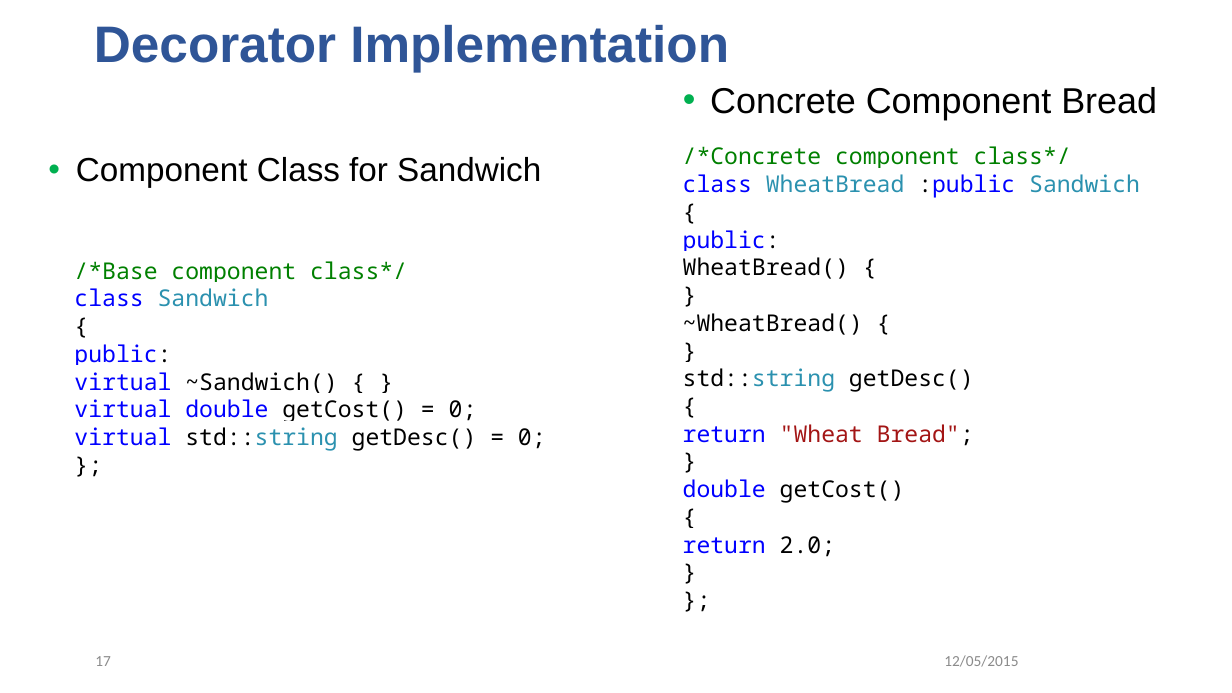
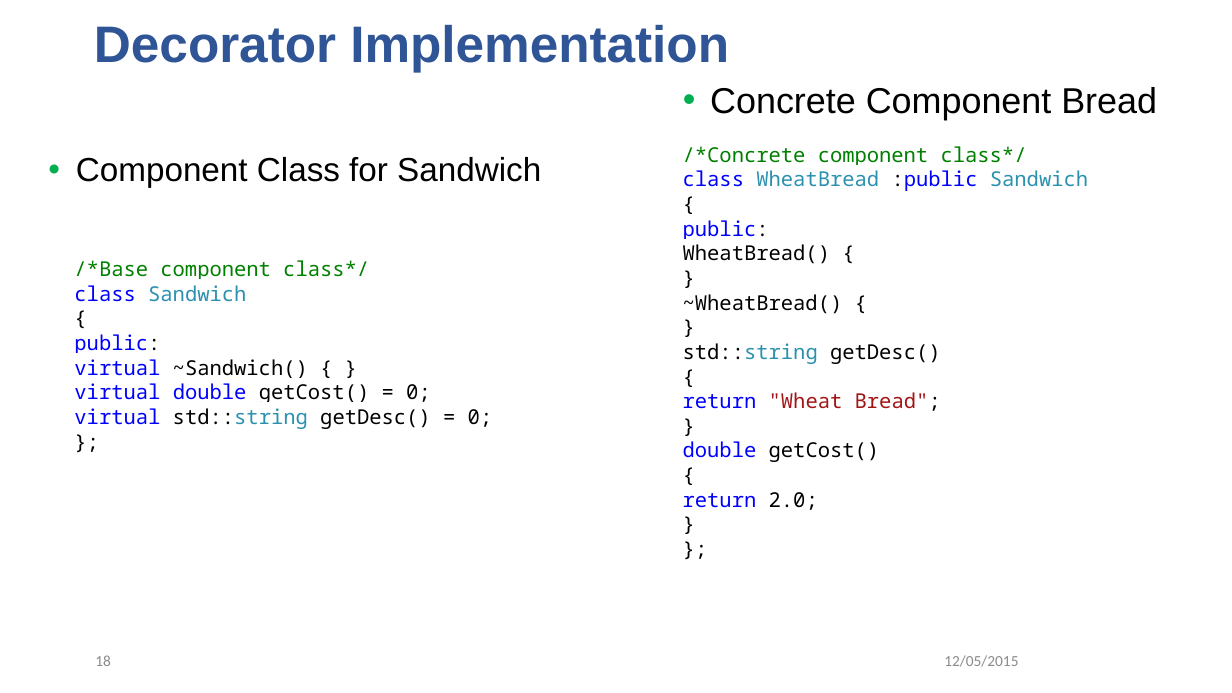
Before and after one commit to sherkarsl/ARTC-Design-Pattern, a slide deck: slide 18 of Design_pattern.pptx (slide 17 before the commit). Drawn at 1232x693 pixels with LibreOffice and Linux fonts; fonts in the diff are those of the drawing; background and template pictures are left out. Boxes give left, top, right and bottom in pixels: in the first picture for what was removed or moved away, otherwise in the second. Text is boxed around its words. In the diff, an @@ line names an element or a change of style, - is before the commit and + after.

```diff
--- a/Design_pattern.pptx
+++ b/Design_pattern.pptx
@@ text "/*Concrete component class*/" at [683,146,1088,510]: size 18 to 16 pt @@
@@ text "/*Base component class*/" at [74,260,493,429]: size 18 to 16 pt @@
@@ page number at [95,655,111,666]: text changed @@
-17
+18
```
Also in this commit, not shown: 9 other slides changed, 4 slides added, 20 other files.
